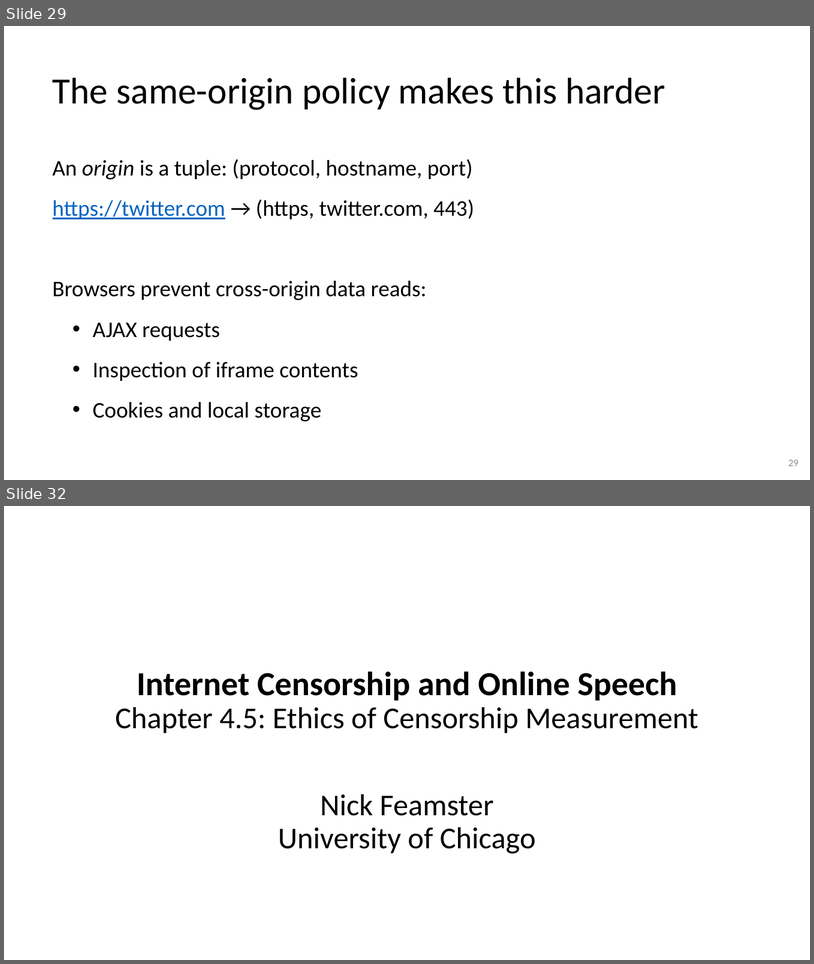
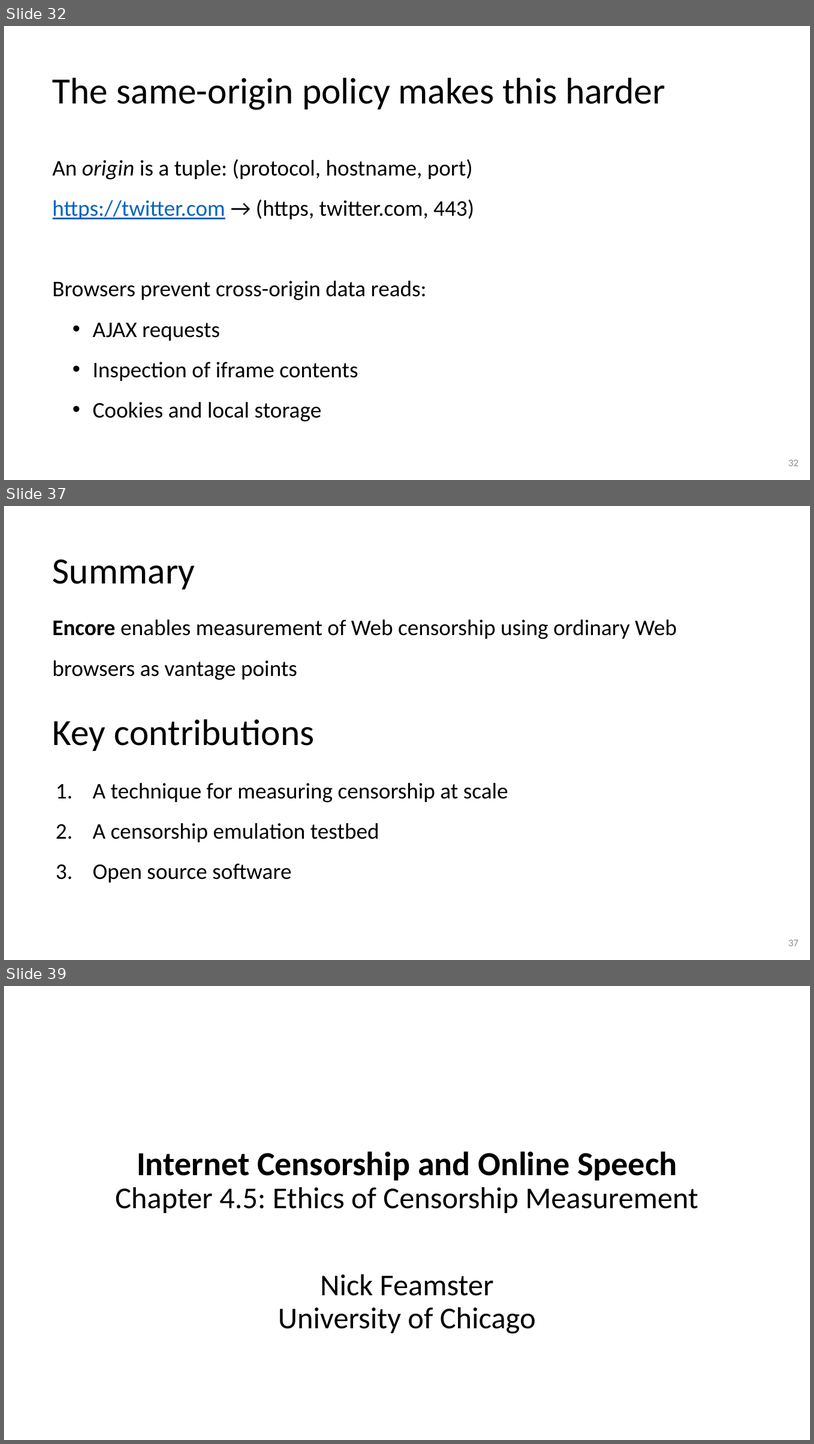
Before and after one commit to noise-lab/censorship-course, a slide deck: lectures/4-Measurement.pptx. Shown one above the other, each under a label of ours: slides 29 and 32 before the commit, slides 32, 37 and 39 after it; the slides between them are not shown. The pictures are 814x964 and 814x1444 pixels, drawn with LibreOffice and Linux fonts; fonts in the diff are those of the drawing. Boxes give left, top, right and bottom in pixels: in the first picture for what was removed or moved away, otherwise in the second. Text is boxed around its words. In the diff, an @@ line names an element or a change of style, - is before the commit and + after.

```diff
--- a/lectures/4-Measurement.pptx
+++ b/lectures/4-Measurement.pptx
@@ slide 37 added at box(4, 506, 810, 960), background #FFFFFF @@
@@ title added at box(53, 559, 195, 589), 44 pt, text #000000 @@
+Summary
@@ text added at box(53, 619, 677, 680), 26.7 pt, text #000000 @@
+Encore enables measurement of Web censorship using ordinary Web browsers as vantage points
@@ title added at box(53, 719, 315, 751), 44 pt, text #000000 @@
+Key contributions
@@ text added at box(93, 783, 509, 882), 26.7 pt, text #000000 @@
+1. A technique for measuring censorship at scale
+2. A censorship emulation testbed
+3. Open source software
@@ page number added at box(789, 939, 799, 946), 12 pt, text #8C8C8C @@
+37
@@ what was slide 29 is now slide 32 @@
@@ page number at box(789, 459, 799, 466): text changed @@
-29
+32
@@ what was slide 32 is now slide 39 @@
```
Also in this commit, not shown: 3 slides changed, 7 other slides added, 4 slides removed, 1 other file.
